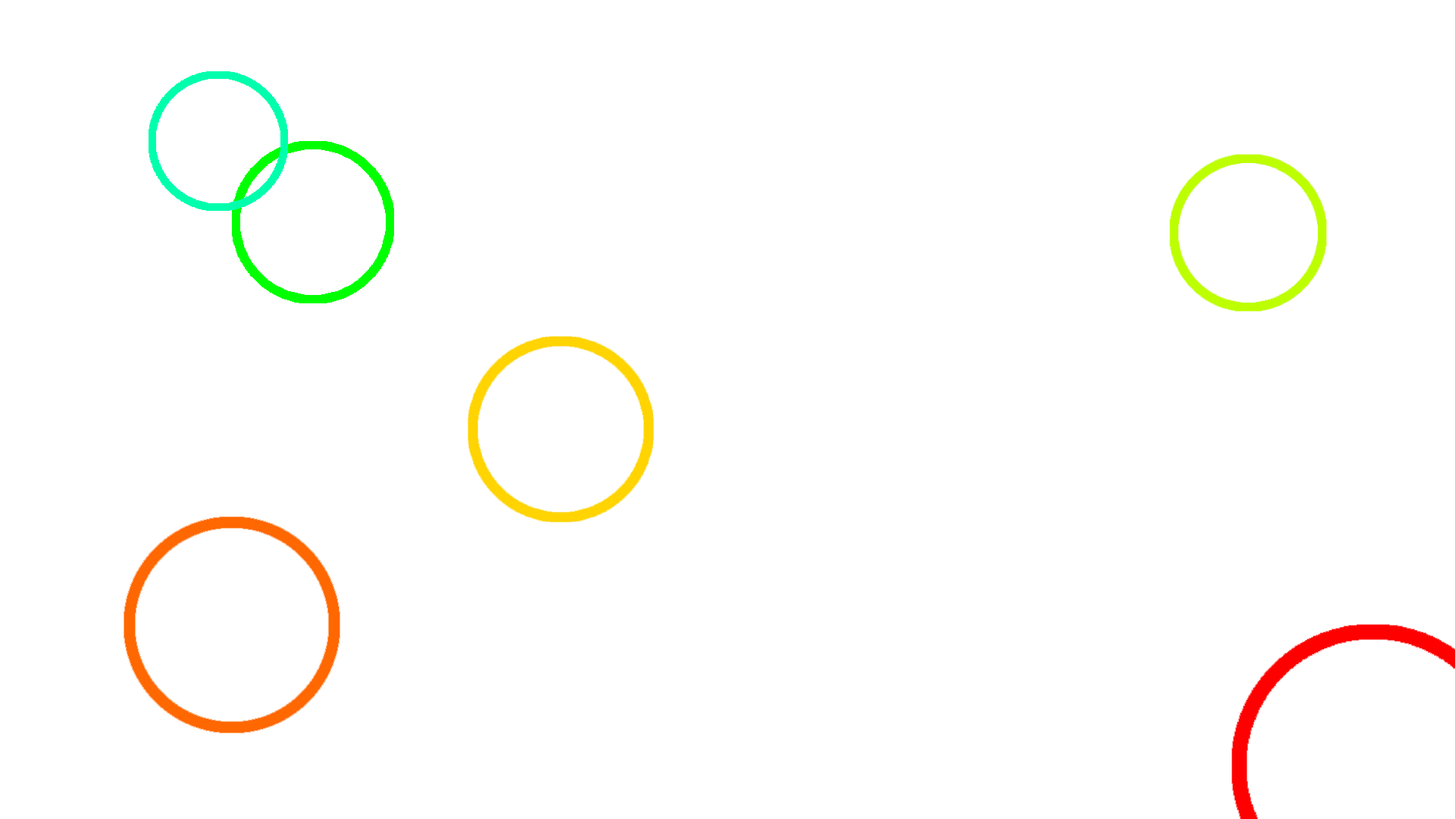
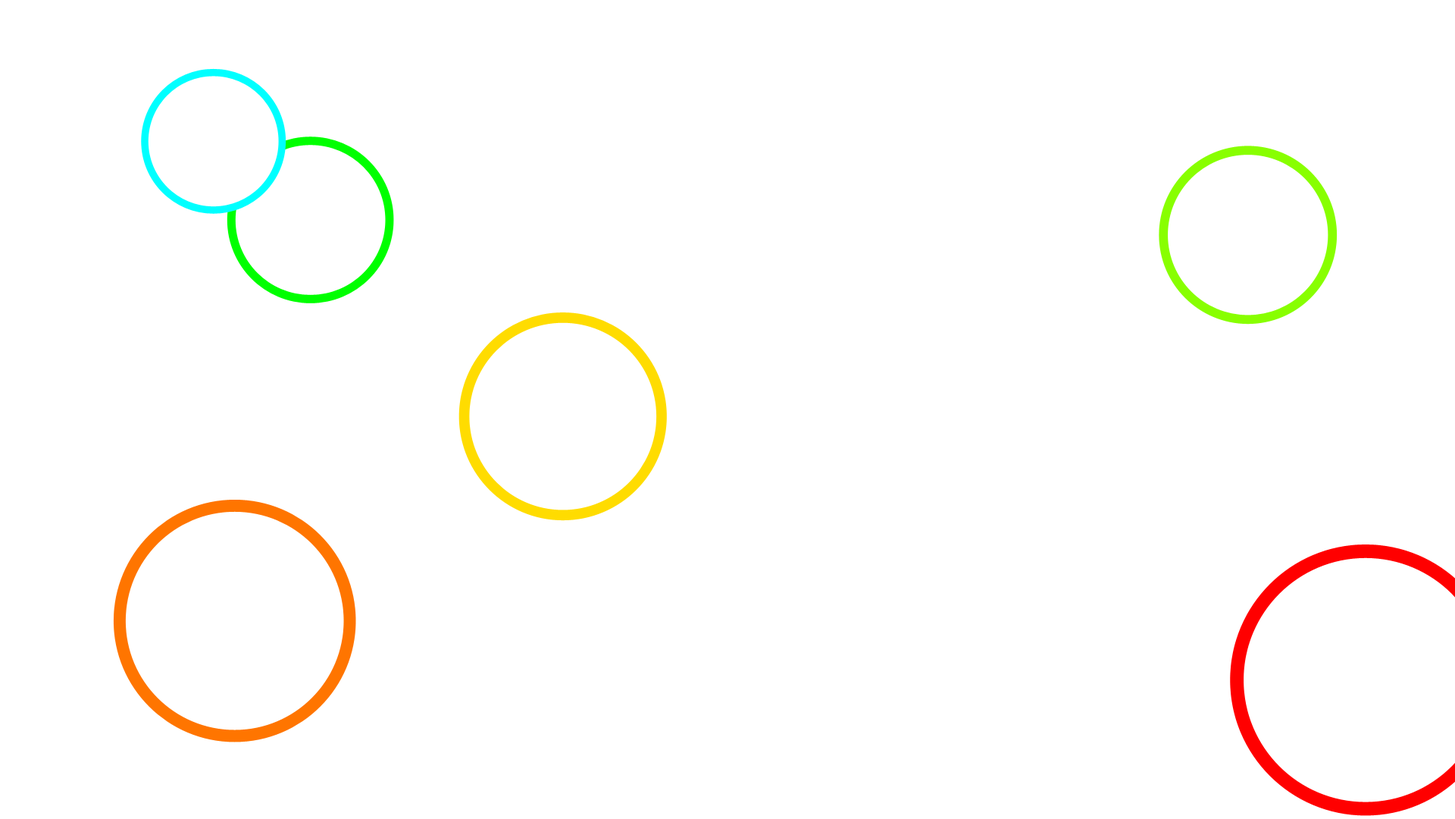
Revision of a layered 1455x819 image; what changed, layer by layer:
added layer "Shape 6 copy" above "Shape 6" over 147, 75, 279, 207
added layer "Shape 6" above "Shape 5 copy" over 140, 68, 287, 214
added layer "Shape 5 copy" above "Shape 5" over 234, 144, 386, 295
added layer "Shape 5" above "Shape 4 copy" over 226, 136, 395, 304
added layer "Shape 4 copy" above "Shape 4" over 1168, 154, 1329, 316
added layer "Shape 4" above "Shape 3 copy" over 1158, 145, 1338, 325
added layer "Shape 3 copy" above "Shape 3" over 469, 322, 658, 511
added layer "Shape 3" above "Shape 2 copy" over 458, 312, 668, 521
added layer "Shape 2 copy" above "Shape 2" over 125, 510, 345, 730
added layer "Shape 2" above "Shape 1 copy" over 112, 499, 357, 743
added layer "Shape 1 copy" above "Shape 1" over 1243, 557, 1455, 802
added layer "Shape 1" above "Layer 1 copy 4" over 1230, 544, 1455, 816
hid "Layer 1 copy 4", painted on it over 123, 71, 1455, 819
removed layer "Layer 1 copy 3" over 148, 71, 289, 211
removed layer "Layer 1 copy 5" over 231, 140, 395, 304
removed layer "Layer 1 copy 2" over 467, 335, 655, 523
removed layer "Layer 1 copy" over 123, 516, 341, 733
removed layer "Layer 1" over 1231, 623, 1455, 819
